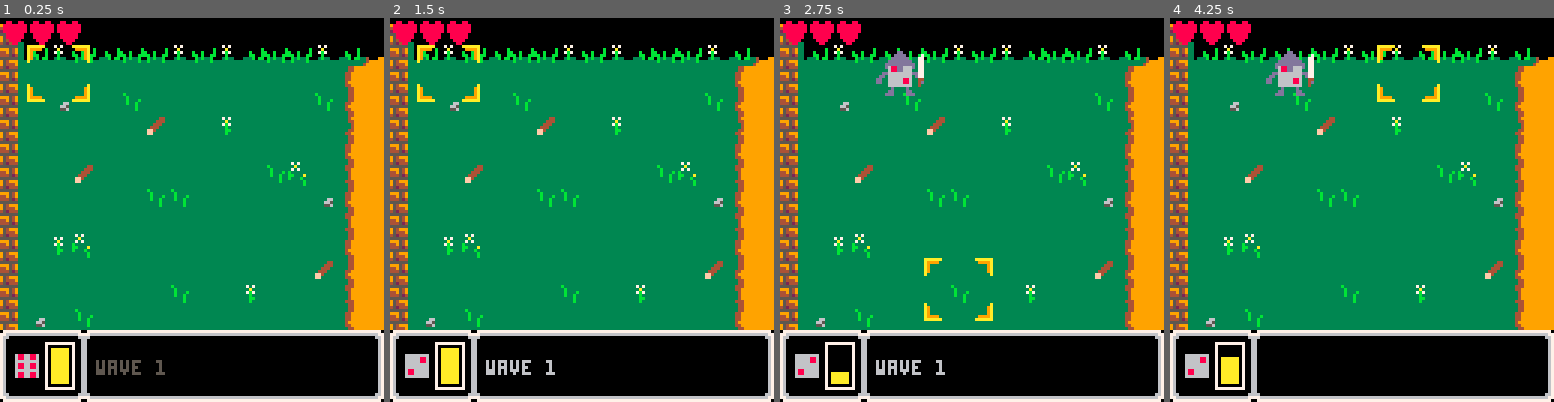
Above: before the commit, frames 1-4 (left to right).
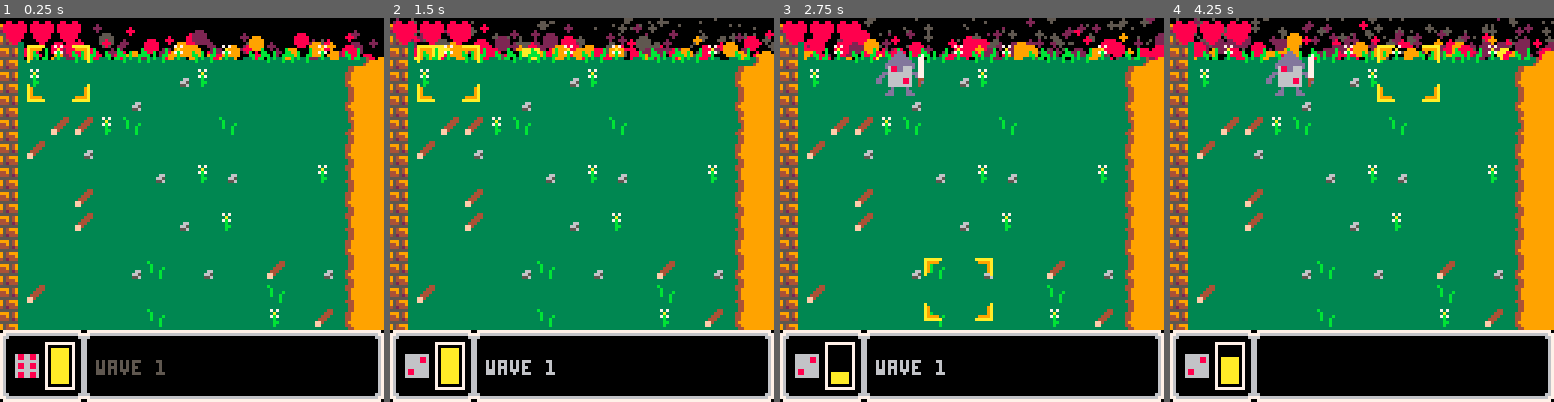
Above: after the commit, the same moments.

Repository: treveron2018/pico8
Game: PICO-8 cartridge diefence.p8
Two runs of this game, one before a commit and one after it. Both use one fixed random seed, a clock stepped at 60 frames per second and the inputs below.
Inputs:
- Up to frame 1 (0.25 s): no input
- Up to frame 2 (1.5 s): tap X (X key) at 0.33, 1.07 s; tap O (Z key) at 0.7 s
- Up to frame 3 (2.75 s): hold Right 1.6-2.1 s; tap O (Z key) at 1.7, 2.1, 2.5 s; tap X (X key) at 1.85 s; hold Up 2.15-2.42 s; hold Right from 2.47 s (still down)
- Up to frame 4 (4.25 s): tap O (Z key) every 0.4 s from 2.9 to 4.1 s; tap X (X key) at 2.97, 4.08 s; release Right at 3.03 s; hold Left 3.08-3.58 s; hold Down 3.63-3.97 s; hold Right from 4.02 s (still down)

The runs differ from the first frame. In frame 1, 5.4% of the frame differs, in the area x 6-99%, y 1-81%; in frame 2, 6.6%; in frame 3, 6.4%; in frame 4, 6.9%, in the area x 1-100%, y 0-81%.

Commit message:
particles 1, circ col

Diff:
--- /dev/null
+++ b/circboxcol.p8
@@ -0,0 +1,64 @@
+pico-8 cartridge // http://www.pico-8.com
+version 36
+__lua__
+function _init()
+c={
+	x=63,
+	y=63,
+	r=10,
+	col=8
+}
+
+s={
+	x1=20,
+	x2=40,
+	y1=20,
+	y2=40,
+	col=3
+}
+cx=c.x
+cy=c.y
+
+end
+
+function _update()
+	if(btn(⬆️))c.y-=1
+	if(btn(⬇️))c.y+=1
+	if(btn(⬅️))c.x-=1
+	if(btn(➡️))c.x+=1
+	cx=c.x
+	cy=c.y
+end
+
+function _draw()
+ cls()
+ if cb_col(c,s) then
+	 circfill(c.x,c.y,c.r,c.col)
+	 rectfill(s.x1,s.y1,s.x2,s.y2,s.col)
+	else
+	 rect(s.x1,s.y1,s.x2,s.y2,s.col)
+ 	circ(c.x,c.y,c.r,c.col)
+ end
+ circ(cx,cy,2,7)
+end
+
+function cb_col(c,s)
+	if(cx<s.x1)cx=s.x1
+	if(cx>s.x2)cx=s.x2
+	if(cy<s.y1)cy=s.y1
+	if(cy>s.y2)cy=s.y2
+
+	local dx=cx-c.x
+	local dy=cy-c.y
+	local dist=sqrt(dx^2+dy^2)
+
+if(dist<c.r)return true
+return false
+end
+__gfx__
+00000000000000000000000000000000000000000000000000000000000000000000000000000000000000000000000000000000000000000000000000000000
+00000000000000000000000000000000000000000000000000000000000000000000000000000000000000000000000000000000000000000000000000000000
+00700700000000000000000000000000000000000000000000000000000000000000000000000000000000000000000000000000000000000000000000000000
+00077000000000000000000000000000000000000000000000000000000000000000000000000000000000000000000000000000000000000000000000000000
+00077000000000000000000000000000000000000000000000000000000000000000000000000000000000000000000000000000000000000000000000000000
+00700700000000000000000000000000000000000000000000000000000000000000000000000000000000000000000000000000000000000000000000000000
--- a/diefence.p8
+++ b/diefence.p8
@@ -1,17 +1,14 @@
 pico-8 cartridge // http://www.pico-8.com
 version 36
 __lua__
---die-fence, by treveron
+--die-fence
+--by treveron
 
 --todo
---work on background
-----randomize tiles
-----fire particles behind the hill
---fix enemy sprites
 --enemy lvl 2
 --wave 2
 --particles
-----placing dice
+----damage sparks
 ----death particles
 ----dust under enemies
 ----lvl up
@@ -31,6 +28,8 @@
 end
 
 function start_game()
+	t=0
+	rnd_tiles()
 	mode="wave"
 	has_horde=false
 	p_rolls=5
@@ -79,9 +78,15 @@
 
 	replacing=false
 	upgrading=false
+
+	particles={}
+	flames={}
+	fire()
 end
 
 function update_game()
+t+=1
+if(t%3==0)fire()
 if(lives<=0)mode="over"
 	manage_waves()
 	if not replacing then
@@ -110,17 +115,14 @@
 	manage_ci()
 	manage_att_ani()
 	manage_arrows()
-	if get_die() then
-		debug=get_die().upgraded
-	else
-		debug=0
-	end
+	manage_particles()
+	manage_fire()
 end
 
 function draw_game()
 	cls()
+	draw_fire()
 	map()
---	draw_grid()
 	draw_lives()
 	draw_selector()
 	left_ui()
@@ -132,6 +134,7 @@
 	draw_arrows()
 	draw_shwaves()
 	die_hp()
+	draw_particles()
 	--print(debug,1,1,7)
 end
 -->8
@@ -193,15 +196,28 @@
 		end
 	end
 end
+
+function rnd_tiles()
+	local tiles={83,84,85,90}
+	for x=1,13 do
+		for y=2,12 do
+			local n=rnd()
+				if(n<=.2)mset(x,y,rnd(tiles))
+		end
+	end
+end
+
 -->8
 --ui functions
 function draw_lives()
+	pal(8,8+128)
 	for i=1, 3 do
 		spr(32,-8+i*9,1)
 	end
 	for i=1,lives do
 		spr(16,-8+i*9,1)
 	end
+	pal()
 end
 function left_ui()
 	spr(63+ui_dice,5,112)
@@ -597,6 +613,7 @@
 		d.heal_v=1
 	end
 	add(dice,d)
+	dust(d)
 end
 -->8
 --enemy functions
@@ -902,6 +919,83 @@
 function pause()
 	for i=0,90 do
 		yield()
+	end
+end
+-->8
+--particles
+
+function dust(d)
+	for i=1, 15 do
+		local myp={
+			x=d.x+8,
+			y=d.y+8,
+			sx=rnd()*5-2.5,
+			sy=rnd()*5-2.5,
+			age=10+rnd(10),
+			size=2+rnd(5),
+			col=7
+		}
+		add(particles,myp)
+	end
+end
+
+function manage_particles()
+	for p in all(particles) do
+		p.x+=p.sx
+		p.y+=p.sy
+		p.age-=1
+		if(p.age<=0)p.size-=1
+		if(p.size<=0)del(particles,p)
+	end
+end
+
+function draw_particles()
+		for p in all(particles) do
+			circfill(p.x,p.y,p.size,p.col)
+		end
+end
+
+function fire()
+	for x=0,128,2 do
+		local n=rnd()
+		if n<=.5 then
+			local fl={
+				x=x+rnd()*2-2,
+				y=rnd()*5+12,
+				sy=rnd()+.1,
+				age=10+rnd(10),
+				size=2+rnd(),
+				col=10
+			}
+			add(flames,fl)
+		end
+	end
+end
+
+function manage_fire()
+	for fl in all(flames) do
+		fl.y-=fl.sy
+		fl.age-=1
+		if fl.age>16 then
+			fl.col=10
+		elseif fl.age>12 then
+			fl.col=9
+		elseif fl.age>8 then
+			fl.col=8
+		elseif fl.age>4 then
+			fl.col=2
+		elseif fl.age>0 then
+			fl.col=5
+		end
+		--if(fl.age<=0)fl.size-=1
+		fl.size-=.1
+		if(fl.size<=0)del(flames,fl)
+	end
+end
+
+function draw_fire()
+	for fl in all(flames) do
+		circfill(fl.x,fl.y,fl.size,fl.col)
 	end
 end
 __gfx__
@@ -989,16 +1083,16 @@
 5100000000000000000000000000000000000000000000000000000000000000000000000000000000000000000000000000000000000000000000000000000000000000000000000000000000000000000000000000000000000000000000000000000000000000000000000000000000000000000000000000000000000000
 6156575856585857585756585857565c00000000000000000000000000000000000000000000000000000000000000000000000000000000000000000000000000000000000000000000000000000000000000000000000000000000000000000000000000000000000000000000000000000000000000000000000000000000
 6152525252525252525252525252625b00000000000000000000000000000000000000000000000000000000000000000000000000000000000000000000000000000000000000000000000000000000000000000000000000000000000000000000000000000000000000000000000000000000000000000000000000000000
-6152545252535252525252525253635b00000000000000000000000000000000000000000000000000000000000000000000000000000000000000000000000000000000000000000000000000000000000000000000000000000000000000000000000000000000000000000000000000000000000000000000000000000000
-6152525252525552525a52525252735b00000000000000000000000000000000000000000000000000000000000000000000000000000000000000000000000000000000000000000000000000000000000000000000000000000000000000000000000000000000000000000000000000000000000000000000000000000000
+6152525252525252525252525252635b00000000000000000000000000000000000000000000000000000000000000000000000000000000000000000000000000000000000000000000000000000000000000000000000000000000000000000000000000000000000000000000000000000000000000000000000000000000
+6152525252525252525252525252735b00000000000000000000000000000000000000000000000000000000000000000000000000000000000000000000000000000000000000000000000000000000000000000000000000000000000000000000000000000000000000000000000000000000000000000000000000000000
 6152525252525252525252525252625b00000000000000000000000000000000000000000000000000000000000000000000000000000000000000000000000000000000000000000000000000000000000000000000000000000000000000000000000000000000000000000000000000000000000000000000000000000000
-6152525552525252525252535952725b00000000000000000000000000000000000000000000000000000000000000000000000000000000000000000000000000000000000000000000000000000000000000000000000000000000000000000000000000000000000000000000000000000000000000000000000000000000
-6152525252525353525252525254625b00000000000000000000000000000000000000000000000000000000000000000000000000000000000000000000000000000000000000000000000000000000000000000000000000000000000000000000000000000000000000000000000000000000000000000000000000000000
 6152525252525252525252525252725b00000000000000000000000000000000000000000000000000000000000000000000000000000000000000000000000000000000000000000000000000000000000000000000000000000000000000000000000000000000000000000000000000000000000000000000000000000000
-61525a5952525252525252525252625b00000000000000000000000000000000000000000000000000000000000000000000000000000000000000000000000000000000000000000000000000000000000000000000000000000000000000000000000000000000000000000000000000000000000000000000000000000000
-6152525252525252525252525255635b00000000000000000000000000000000000000000000000000000000000000000000000000000000000000000000000000000000000000000000000000000000000000000000000000000000000000000000000000000000000000000000000000000000000000000000000000000000
-615252525252525352525a525252725b00000000000000000000000000000000000000000000000000000000000000000000000000000000000000000000000000000000000000000000000000000000000000000000000000000000000000000000000000000000000000000000000000000000000000000000000000000000
-6154525352525252525252525252625b00000000000000000000000000000000000000000000000000000000000000000000000000000000000000000000000000000000000000000000000000000000000000000000000000000000000000000000000000000000000000000000000000000000000000000000000000000000
+6152525252525252525252525252625b00000000000000000000000000000000000000000000000000000000000000000000000000000000000000000000000000000000000000000000000000000000000000000000000000000000000000000000000000000000000000000000000000000000000000000000000000000000
+6152525252525252525252525252725b00000000000000000000000000000000000000000000000000000000000000000000000000000000000000000000000000000000000000000000000000000000000000000000000000000000000000000000000000000000000000000000000000000000000000000000000000000000
+6152525252525252525252525252625b00000000000000000000000000000000000000000000000000000000000000000000000000000000000000000000000000000000000000000000000000000000000000000000000000000000000000000000000000000000000000000000000000000000000000000000000000000000
+6152525252525252525252525252635b00000000000000000000000000000000000000000000000000000000000000000000000000000000000000000000000000000000000000000000000000000000000000000000000000000000000000000000000000000000000000000000000000000000000000000000000000000000
+6152525252525252525252525252725b00000000000000000000000000000000000000000000000000000000000000000000000000000000000000000000000000000000000000000000000000000000000000000000000000000000000000000000000000000000000000000000000000000000000000000000000000000000
+6152525252525252525252525252625b00000000000000000000000000000000000000000000000000000000000000000000000000000000000000000000000000000000000000000000000000000000000000000000000000000000000000000000000000000000000000000000000000000000000000000000000000000000
 2b2c2c2d2c2c2c2c2c2c2c2c2c2c2c2e00000000000000000000000000000000000000000000000000000000000000000000000000000000000000000000000000000000000000000000000000000000000000000000000000000000000000000000000000000000000000000000000000000000000000000000000000000000
 1d00000e00000000000000000000001e00000000000000000000000000000000000000000000000000000000000000000000000000000000000000000000000000000000000000000000000000000000000000000000000000000000000000000000000000000000000000000000000000000000000000000000000000000000
 3b3c3c3d3c3c3c3c3c3c3c3c3c3c3c3e00000000000000000000000000000000000000000000000000000000000000000000000000000000000000000000000000000000000000000000000000000000000000000000000000000000000000000000000000000000000000000000000000000000000000000000000000000000
